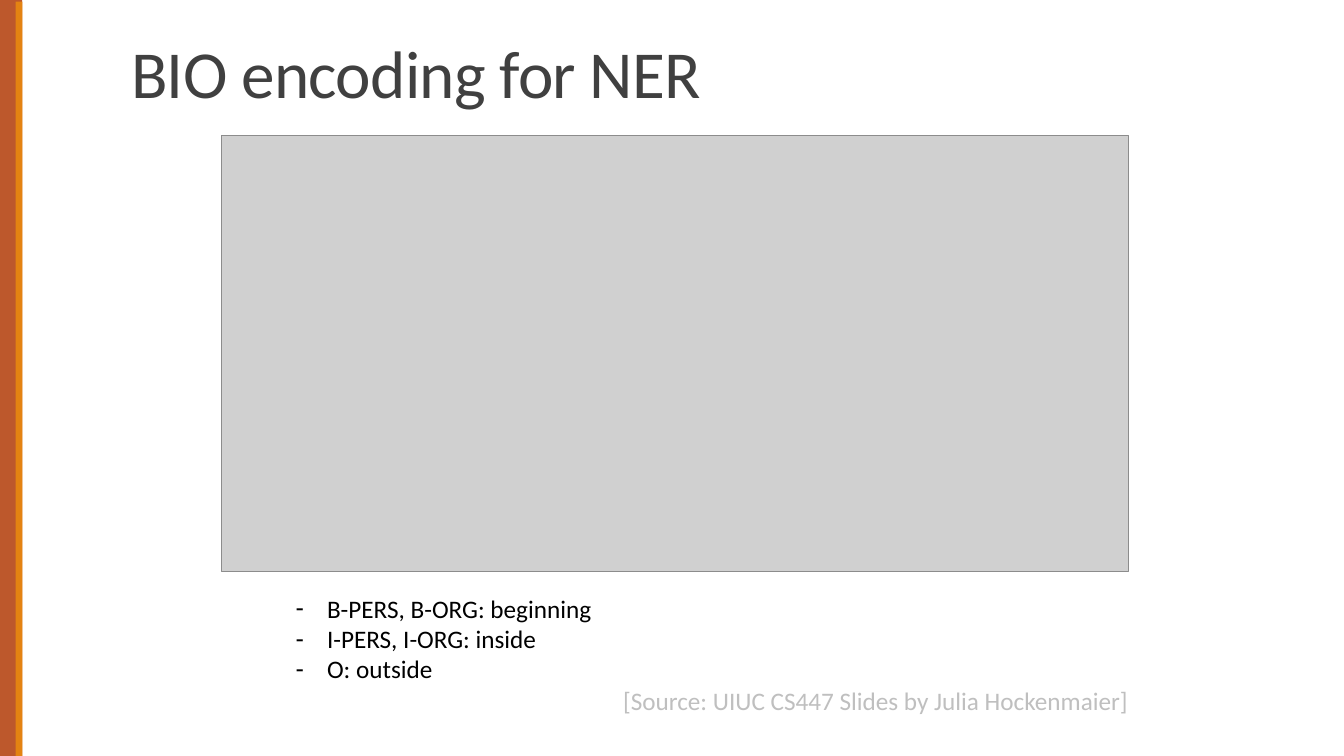
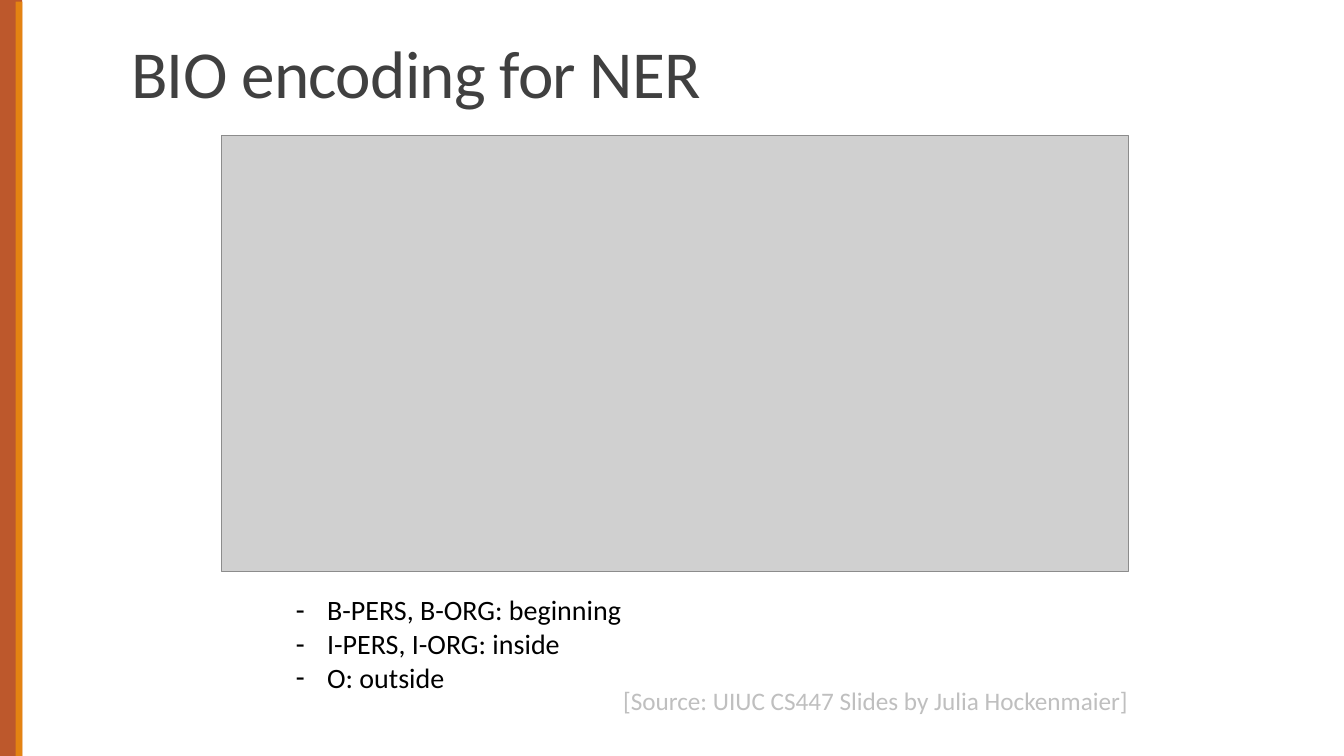
Before and after one commit to chriswjh/chriswjh.github.io, a slide deck: slide 45 of NLP_TM/17-POSNER.pptx. Drawn at 1344x756 pixels with LibreOffice and Linux fonts; fonts in the diff are those of the drawing; grey boxes stand for pictures. Boxes give left, top, right and bottom in pixels: in the first picture for what was removed or moved away, otherwise in the second. Text is boxed around its words. In the diff, an @@ line names an element or a change of style, - is before the commit and + after.

```diff
--- a/NLP_TM/17-POSNER.pptx
+++ b/NLP_TM/17-POSNER.pptx
@@ text "B-PERS, B-ORG: beginning" at (x1=327, y1=600, x2=621, y2=689): size 18 to 20 pt @@
```
Also in this commit, not shown: 14 other slides changed, 4 other files.
